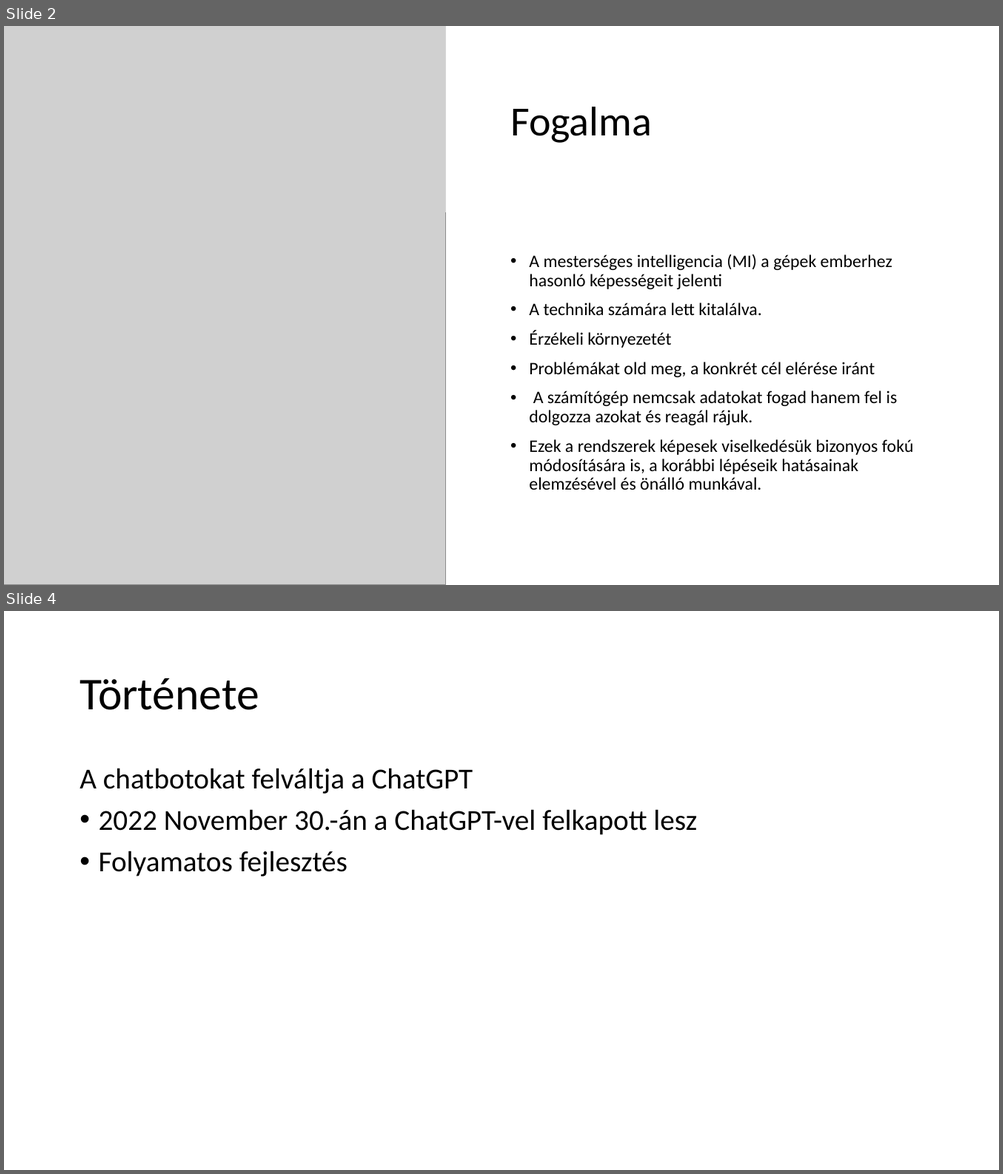
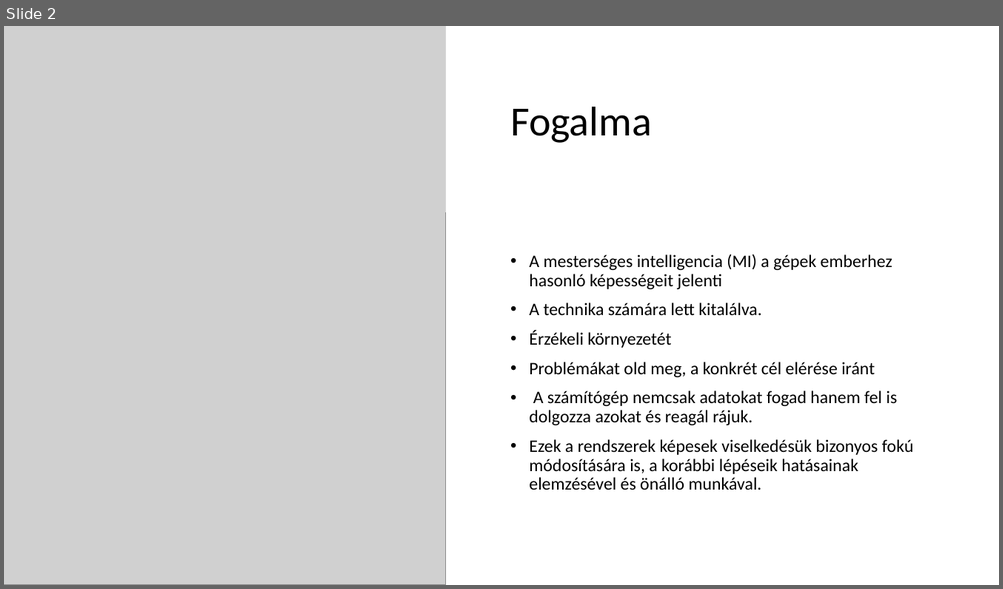
Before and after one commit to peterdaviid/ai-ppt, a slide deck: ai ppt.pptx. Shown one above the other, each under a label of ours: slides 2 and 4 before the commit, slide 2 after it; the slides between them are not shown. The pictures are 1003x1174 and 1003x589 pixels, drawn with LibreOffice and Linux fonts; fonts in the diff are those of the drawing; grey boxes stand for pictures. Boxes give left, top, right and bottom in pixels: in the first picture for what was removed or moved away, otherwise in the second. Text is boxed around its words. In the diff, an @@ line names an element or a change of style, - is before the commit and + after.

Commit message:
ppt készítés
rafi: történet
szilárd: neurális hálózat, gépi tanulás
dávid: képek, formázás, történet

```diff
--- a/ai ppt.pptx
+++ b/ai ppt.pptx
@@ slide 4 removed at <box>4,611,999,1170</box>, background #FFFFFF @@
@@ title removed at <box>79,678,259,710</box> @@
-Története
@@ text removed at <box>79,768,697,877</box> @@
-A chatbotokat felváltja a ChatGPT
-• 2022 November 30.-án a ChatGPT-vel felkapott lesz
-• Folyamatos fejlesztés
```
Also in this commit, not shown: 9 slides changed, 3 slides added, 1 other slide removed.
